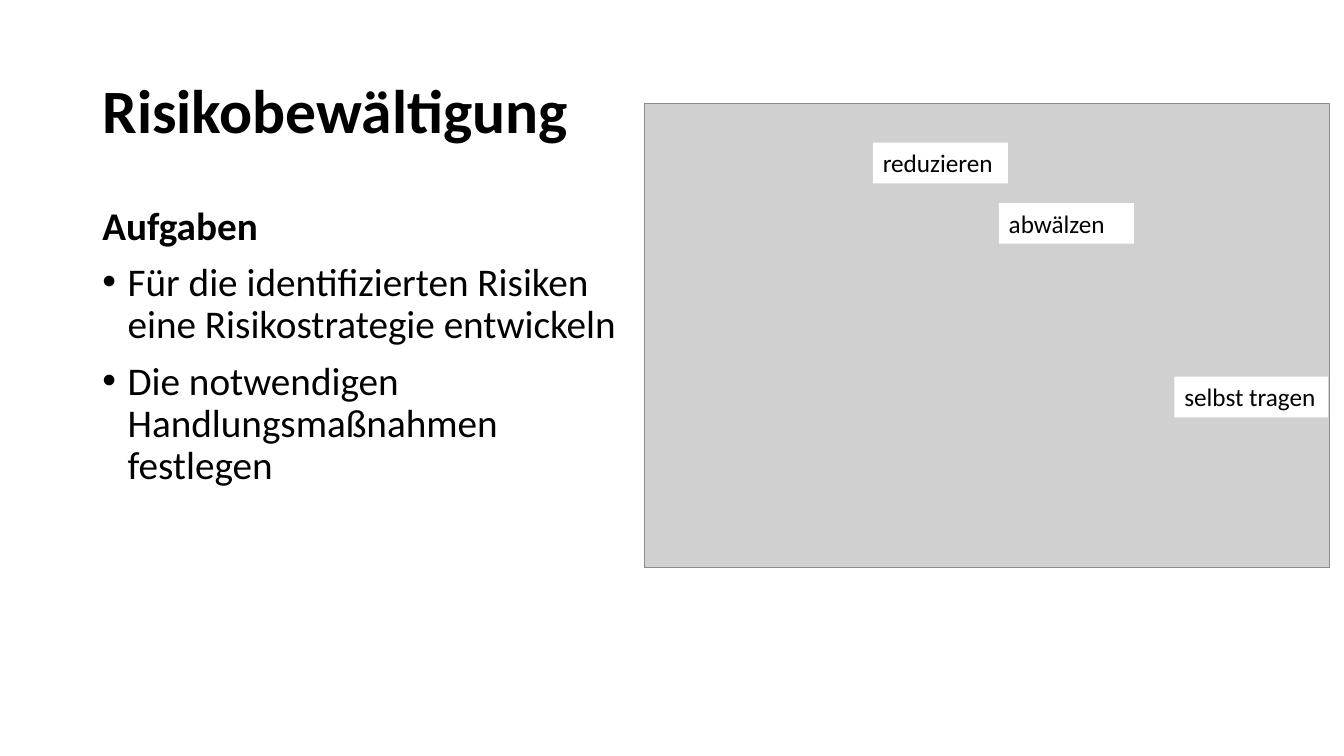
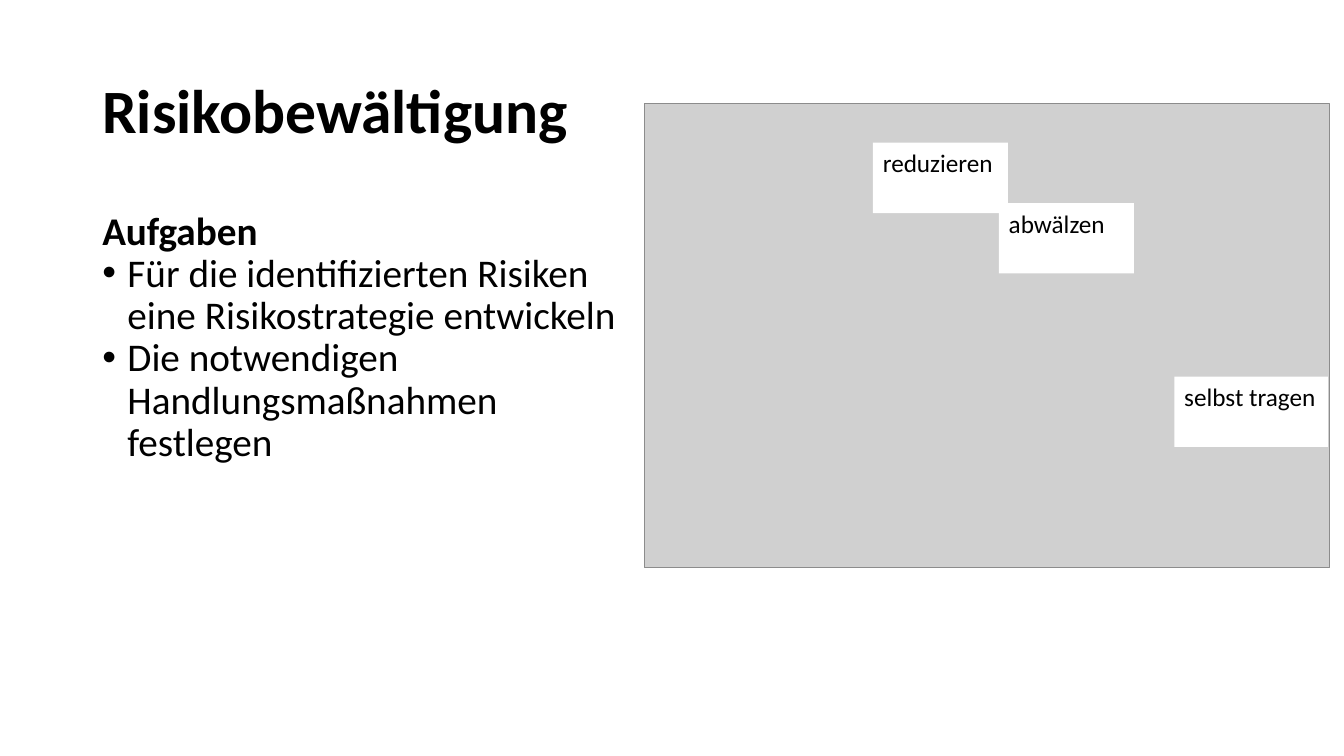
Before and after one commit to LennartDuemke/Sicherheit, a slide deck: slide 35 of Risikomanagement.pptx. Drawn at 1344x756 pixels with LibreOffice and Linux fonts; fonts in the diff are those of the drawing; grey boxes stand for pictures. Boxes give left, top, right and bottom in pixels: in the first picture for what was removed or moved away, otherwise in the second. Text is boxed around its words. In the diff, an @@ line names an element or a change of style, - is before the commit and + after.

```diff
--- a/Risikomanagement.pptx
+++ b/Risikomanagement.pptx
@@ rectangle "reduzieren": place and size @@
-rectangle "reduzieren" at (873,143,1008,184)
+rectangle "reduzieren" at (873,143,1008,214)
@@ text "Aufgaben" at (102,217,616,463): line spacing 0.9 to 1; less space between paragraphs @@
@@ rectangle "abwälzen": place and size @@
-rectangle "abwälzen" at (999,203,1134,243)
+rectangle "abwälzen" at (999,203,1134,273)
@@ rectangle "selbst tragen": place and size @@
-rectangle "selbst tragen" at (1175,377,1328,417)
+rectangle "selbst tragen" at (1175,377,1328,448)
```
Also in this commit, not shown: 47 other slides changed, 1 slide added.
